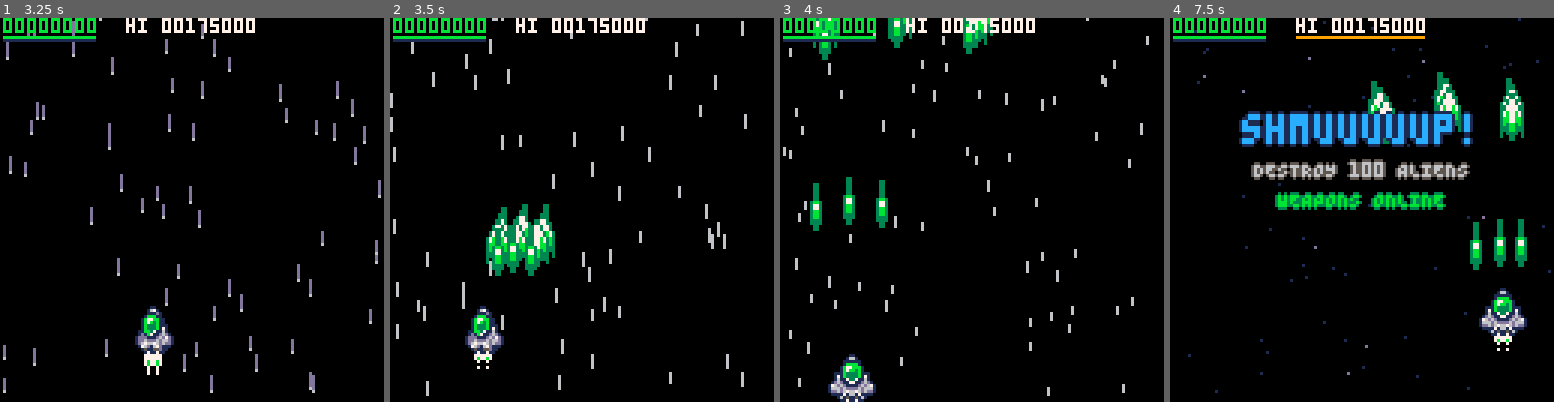
Above: before the commit, frames 1-4 (left to right).
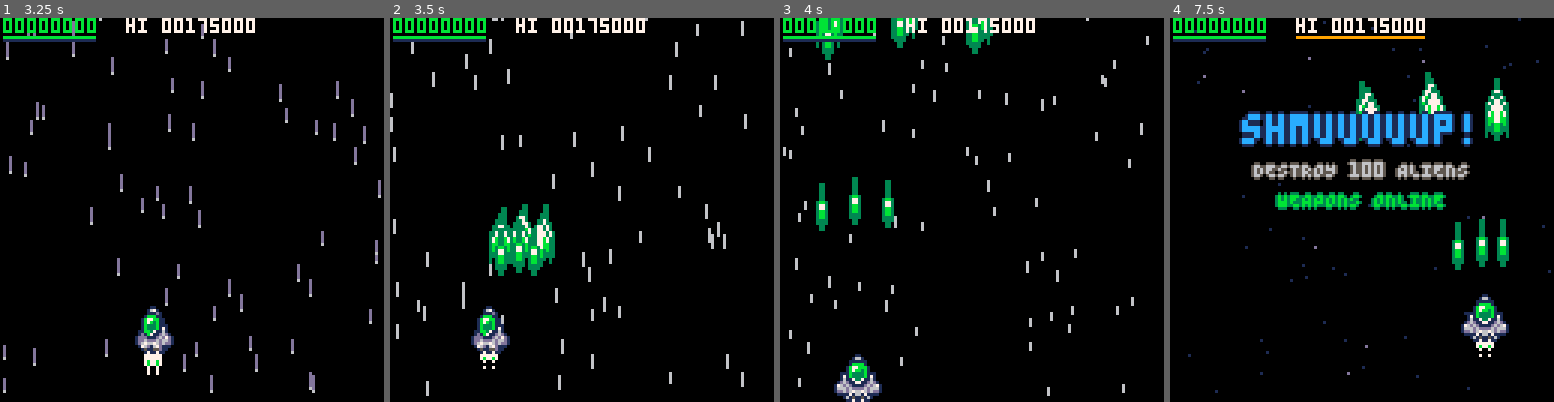
Above: after the commit, the same moments.

Repository: wimpysworld/antsy-alien-attack-pico
Game: PICO-8 cartridge main.p8
The game is run twice, just before and just after one commit, with the same random seed, the same clock (stepped at 60 frames per second) and the same inputs.
Inputs:
- Up to frame 1 (3.25 s): tap X (X key) at 0.33, 1.07, 1.85, 2.97 s; tap O (Z key) at 0.7, 1.7, 2.1, 2.5, 2.9 s; hold Right 1.6-2.1 s; hold Up 2.15-2.42 s; hold Right 2.47-3.03 s; hold Left from 3.08 s (still down)
- Up to frame 2 (3.5 s): keep holding Left; tap O (Z key) at 3.3 s
- Up to frame 3 (4 s): release Left at 3.58 s; hold Down 3.63-3.97 s; tap O (Z key) at 3.7 s
- Up to frame 4 (7.5 s): hold Right 4.02-4.68 s; tap X (X key) every 1.12 s from 4.08 to 7.43 s; tap O (Z key) every 0.4 s from 4.1 to 7.3 s; hold Up 4.73-5.03 s; hold Left 5.08-5.68 s; hold Down 5.73-6.03 s; hold Right 6.08-6.58 s; hold Right 6.63-7.13 s; hold Up 7.18-7.45 s

Frame 1 is identical in both runs. In frame 2, 2.3% of the frame differs, in the area x 19-43%, y 52-92%; in frame 3, 3.2%; in frame 4, 5.5%, in the area x 48-93%, y 14-89%.

Commit message:
feat: add a speed brake
While the ship is firing, apply a speed brake. This introduces a new mechanic, where you have to choose to release fire in order to get places quicker

Diff:
--- a/main.p8
+++ b/main.p8
@@ -1349,7 +1349,8 @@
 
 	  // finally, apply the input direction to the player
 	  pl.vel_x,pl.vel_y=
-	   dx*pl.speed,dy*pl.speed
+	   dx*(pl.speed-pl.speedbrake),
+	   dy*(pl.speed-pl.speedbrake)
 	  pl.x+=pl.vel_x
 	  pl.y+=pl.vel_y
   end
@@ -1375,9 +1376,12 @@
    if pl.shot_cooldown_timer<=0 and pl.shot_enabled then
     pl.shot_cooldown_timer=pl.shot_cooldown
     emit_rocket(pl.num)
+    pl.speedbrake=0.5
    elseif not pl.shot_enabled then
     sound_play(13)
    end
+  else
+   pl.speedbrake=0
   end
 
   // animate jets
